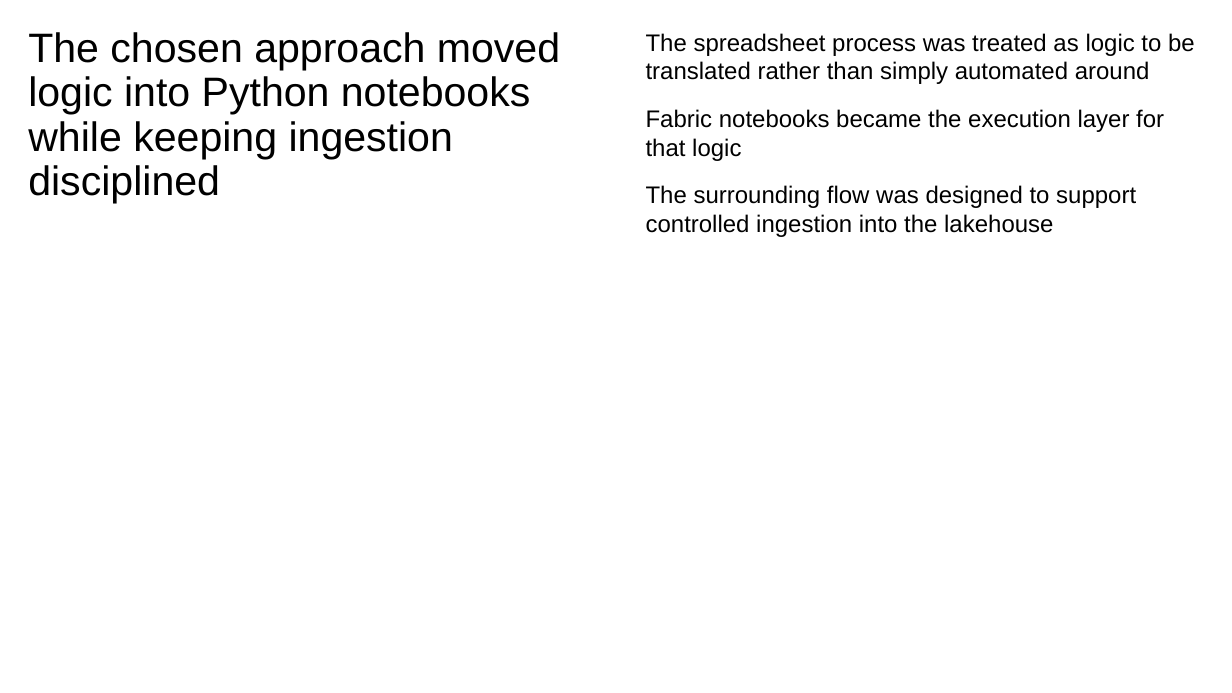
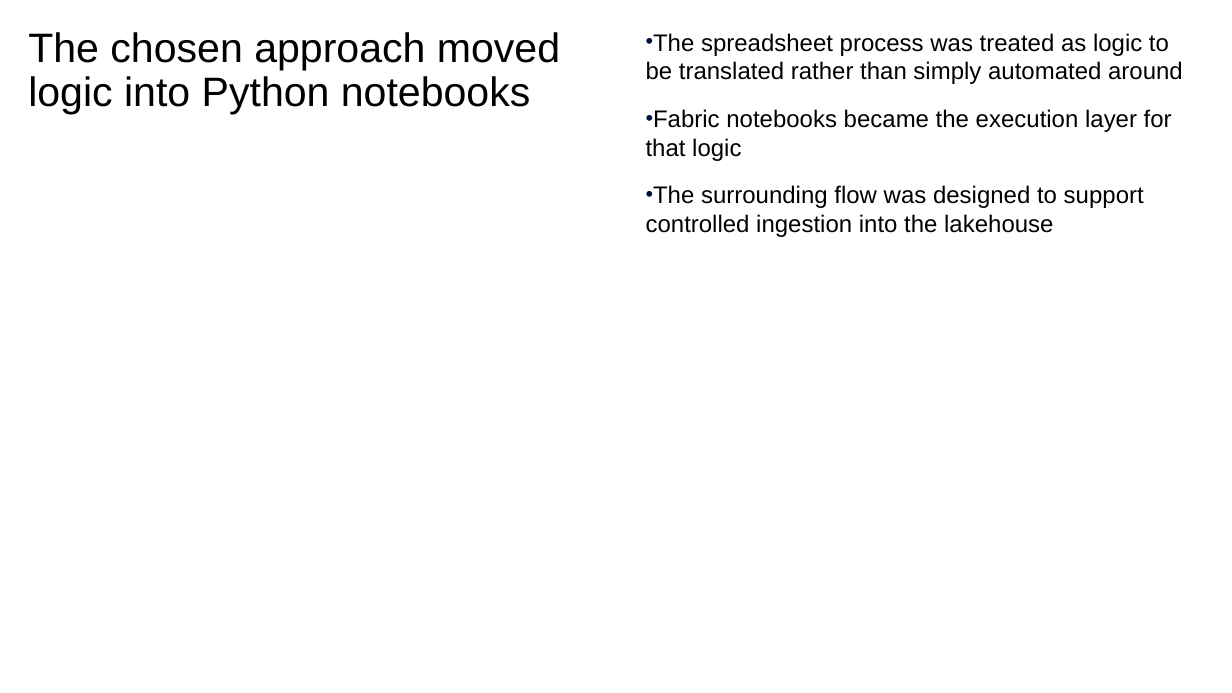
Before and after one commit to davidrrowley/PowerPointAutoGen, a slide deck: slide 5 of scripts/PowerPoint Slide Inventory Script/ibm_yaml_test_v6.pptx. Drawn at 1232x693 pixels with LibreOffice and Linux fonts; fonts in the diff are those of the drawing. Boxes give left, top, right and bottom in pixels: in the first picture for what was removed or moved away, otherwise in the second. Text is boxed around its words. In the diff, an @@ line names an element or a change of style, - is before the commit and + after.

```diff
--- a/scripts/PowerPoint Slide Inventory Script/ibm_yaml_test_v6.pptx
+++ b/scripts/PowerPoint Slide Inventory Script/ibm_yaml_test_v6.pptx
@@ text "The spreadsheet process was treated ..." at (646,33,1183,237): bullet none to • @@
@@ title at (28,32,560,115): text changed @@
-The chosen approach moved logic into Python notebooks while keeping ingestion disciplined
+The chosen approach moved logic into Python notebooks
```
Also in this commit, not shown: 9 other slides changed, 5 other files.
